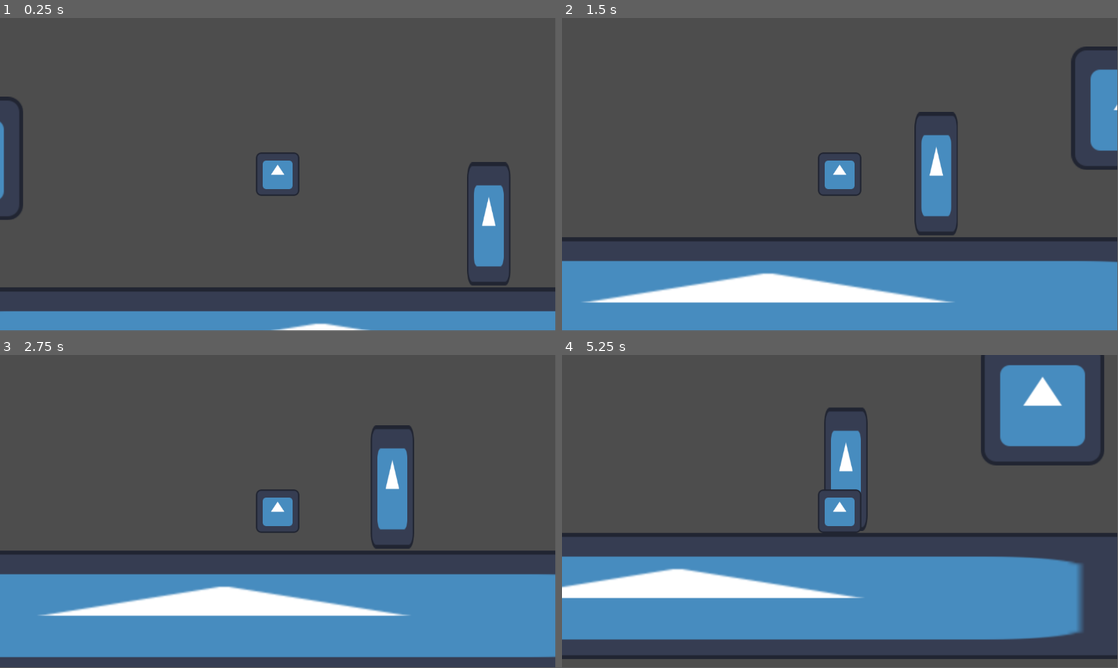
Above: before the commit, frames 1-4 (two rows, left to right).
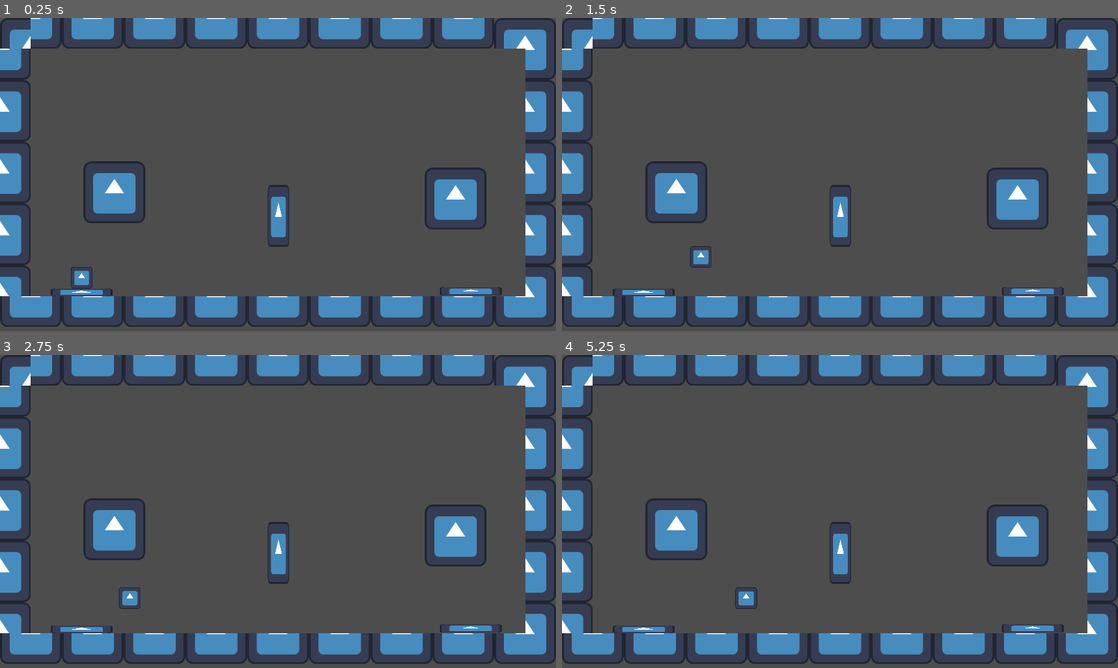
Above: after the commit, the same moments.

Repository: Andre700/Time_Flip
Game: Godot game, scene res://scenes/level.tscn
The game is run twice, just before and just after one commit, with the same random seed, the same clock (stepped at 60 frames per second) and the same inputs. The engine's default icon, where the game draws it, is replaced by a stand-in: a white triangle on a blue panel in a dark square.
Inputs:
- Up to frame 1 (0.25 s): no input
- Up to frame 2 (1.5 s): hold D (move_right) from 0.53 s (still down); tap F (action) at 0.6 s; tap Space (jump) at 0.77, 0.8, 1.07, 1.35 s
- Up to frame 3 (2.75 s): tap Space (jump) at 1.52, 1.82, 2.3 s; tap F (action) at 1.55, 2.1 s; release D (move_right) at 2.03 s; hold A (move_left) from 2.03 s (still down)
- Up to frame 4 (5.25 s): release A (move_left) at 2.78 s; hold D (move_right) 2.78-4.28 s; tap F (action) at 2.85, 4.35, 5.1 s; tap Space (jump) at 3.02, 3.32, 3.6, 3.77, 4.07, 4.52, 4.82 s; hold A (move_left) 4.28-5.03 s; hold D (move_right) from 5.03 s (still down)
In our replay, the window is 799x449 before the commit and 800x450 after it. These sizes can differ from the game's own. Grey fills any space a smaller window leaves; there, only what the larger window draws over its background counts as a difference.

The runs differ from the first frame. In frame 1, 26% of the frame differs, in the area x 0-100%, y 0-100%; in frame 2, 36%; in frame 3, 38%; in frame 4, 47%, in the area x 0-100%, y 0-99%.

Commit message:
Added tilemap, start and exit scenes

Diff:
--- a/project.godot
+++ b/project.godot
@@ -10,11 +10,15 @@
 
 [application]
 
-config/name="Acerola Jam Game"
+config/name="Time Flip"
 run/main_scene="res://scenes/level.tscn"
 config/features=PackedStringArray("4.2", "Forward Plus")
 run/max_fps=60
 config/icon="res://icon.svg"
+
+[display]
+
+window/stretch/mode="canvas_items"
 
 [input]
 
--- /dev/null
+++ b/scenes/exit.tscn
@@ -0,0 +1,25 @@
+[gd_scene load_steps=4 format=3 uid="uid://bbpculpm0s03i"]
+
+[ext_resource type="Texture2D" uid="uid://bfcy68bi306i4" path="res://icon.svg" id="1_p16qf"]
+
+[sub_resource type="CircleShape2D" id="CircleShape2D_vfsui"]
+
+[sub_resource type="RectangleShape2D" id="RectangleShape2D_ekcxf"]
+size = Vector2(128, 17)
+
+[node name="Exit" type="Area2D"]
+collision_mask = 2
+
+[node name="CollisionShape2D" type="CollisionShape2D" parent="."]
+position = Vector2(0, -34)
+shape = SubResource("CircleShape2D_vfsui")
+
+[node name="StaticBody2D" type="StaticBody2D" parent="."]
+collision_mask = 2
+
+[node name="Sprite2D" type="Sprite2D" parent="StaticBody2D"]
+scale = Vector2(1, 0.140625)
+texture = ExtResource("1_p16qf")
+
+[node name="CollisionShape2D" type="CollisionShape2D" parent="StaticBody2D"]
+shape = SubResource("RectangleShape2D_ekcxf")
--- a/scenes/level.tscn
+++ b/scenes/level.tscn
@@ -1,22 +1,28 @@
-[gd_scene load_steps=7 format=3 uid="uid://ena3j1xs88qo"]
+[gd_scene load_steps=11 format=3 uid="uid://ena3j1xs88qo"]
 
 [ext_resource type="Texture2D" uid="uid://bfcy68bi306i4" path="res://icon.svg" id="1_4dw0p"]
 [ext_resource type="Script" path="res://scripts/level.gd" id="1_kscwo"]
+[ext_resource type="PackedScene" uid="uid://depyhy57y4ggq" path="res://scenes/level_2.tscn" id="2_r774b"]
 [ext_resource type="PackedScene" uid="uid://dypj618bp5h6a" path="res://scenes/player.tscn" id="2_t1d67"]
 [ext_resource type="PackedScene" uid="uid://b6w3xc0u2o77p" path="res://scenes/flip_point.tscn" id="3_2bqkp"]
+[ext_resource type="PackedScene" uid="uid://bw07ugmu35qqd" path="res://scenes/tile_map.tscn" id="5_fdpbp"]
+[ext_resource type="PackedScene" uid="uid://mey7pkjbgv0t" path="res://scenes/start.tscn" id="6_ji5yt"]
+[ext_resource type="PackedScene" uid="uid://bbpculpm0s03i" path="res://scenes/exit.tscn" id="7_uqkmu"]
 
 [sub_resource type="RectangleShape2D" id="RectangleShape2D_4dlwo"]
 size = Vector2(129, 126)
 
 [sub_resource type="RectangleShape2D" id="RectangleShape2D_27qo3"]
-size = Vector2(1217, 127)
+size = Vector2(1151, 127)
 
 [node name="Level" type="Node2D"]
 script = ExtResource("1_kscwo")
+next_level = ExtResource("2_r774b")
 
 [node name="World B" type="Node2D" parent="."]
 
 [node name="StaticBody2D" type="StaticBody2D" parent="World B" groups=["world_b"]]
+position = Vector2(30, 224)
 
 [node name="Sprite2D2" type="Sprite2D" parent="World B/StaticBody2D"]
 position = Vector2(914, 150)
@@ -29,23 +35,33 @@
 [node name="World A" type="Node2D" parent="." groups=["world_a"]]
 
 [node name="Sprite2D" type="Sprite2D" parent="World A"]
-position = Vector2(163, 150)
+position = Vector2(237, 361)
 texture = ExtResource("1_4dw0p")
 
 [node name="StaticBody2D" type="StaticBody2D" parent="."]
-position = Vector2(534, 348)
+position = Vector2(1015, 837)
 collision_mask = 2
 
 [node name="Sprite2D" type="Sprite2D" parent="StaticBody2D"]
-position = Vector2(1.5, 1.5)
-scale = Vector2(9.49219, 1.02344)
+position = Vector2(-32.7501, 2)
+scale = Vector2(8.98047, 1.02344)
 texture = ExtResource("1_4dw0p")
 
 [node name="CollisionShape2D" type="CollisionShape2D" parent="StaticBody2D"]
-position = Vector2(0.5, -0.5)
+position = Vector2(-32.5, -0.5)
 shape = SubResource("RectangleShape2D_27qo3")
 
 [node name="FlipPoint" parent="." instance=ExtResource("3_2bqkp")]
+position = Vector2(560, 411)
+
+[node name="TileMap" parent="." instance=ExtResource("5_fdpbp")]
+layer_0/tile_data = PackedInt32Array(589824, 1, 4, 524288, 262145, 0, 458752, 262145, 4, 393216, 262145, 0, 327680, 262145, 4, 262144, 262145, 0, 196608, 262145, 4, 131072, 262145, 0, 65536, 262145, 4, 0, 1, 0, 589841, 262145, 4, 589840, 1, 4, 589839, 262145, 4, 589838, 1, 4, 589837, 262145, 4, 589836, 1, 4, 589835, 262145, 4, 589834, 1, 4, 589833, 262145, 4, 589832, 1, 4, 589831, 262145, 4, 589830, 1, 4, 589829, 262145, 4, 589828, 1, 4, 589827, 262145, 4, 589826, 1, 4, 589825, 262145, 4, 524305, 262145, 0, 458769, 262145, 4, 393233, 262145, 0, 327697, 262145, 4, 262161, 262145, 0, 196625, 262145, 4, 131089, 262145, 0, 65553, 262145, 4, 17, 262145, 0, 16, 1, 0, 15, 262145, 4, 14, 1, 4, 13, 262145, 4, 12, 1, 4, 11, 262145, 4, 10, 1, 4, 9, 262145, 4, 8, 1, 4, 7, 262145, 4, 6, 1, 4, 5, 262145, 4, 4, 1, 4, 3, 262145, 4, 2, 1, 4, 1, 262145, 4)
 
 [node name="Player" parent="." instance=ExtResource("2_t1d67")]
-position = Vector2(491, 153)
+position = Vector2(169, 494)
+
+[node name="Start" parent="." instance=ExtResource("6_ji5yt")]
+position = Vector2(169, 568)
+
+[node name="Exit" parent="." instance=ExtResource("7_uqkmu")]
+position = Vector2(975, 566)
--- /dev/null
+++ b/scenes/level_2.tscn
@@ -0,0 +1,16 @@
+[gd_scene load_steps=4 format=3 uid="uid://depyhy57y4ggq"]
+
+[ext_resource type="PackedScene" uid="uid://bw07ugmu35qqd" path="res://scenes/tile_map.tscn" id="1_nn1e6"]
+[ext_resource type="PackedScene" uid="uid://mey7pkjbgv0t" path="res://scenes/start.tscn" id="2_xfeb7"]
+[ext_resource type="PackedScene" uid="uid://dypj618bp5h6a" path="res://scenes/player.tscn" id="3_ufas2"]
+
+[node name="Level2" type="Node2D"]
+
+[node name="TileMap" parent="." instance=ExtResource("1_nn1e6")]
+layer_0/tile_data = PackedInt32Array(589824, 1, 4, 524288, 262145, 0, 458752, 262145, 4, 393216, 262145, 0, 327680, 262145, 4, 262144, 262145, 0, 196608, 262145, 4, 131072, 262145, 0, 65536, 262145, 4, 0, 262145, 0, 589841, 262145, 4, 589840, 1, 4, 589839, 262145, 4, 589838, 1, 4, 589837, 262145, 4, 589836, 1, 4, 589835, 262145, 4, 589834, 1, 4, 589833, 262145, 4, 589832, 1, 4, 589831, 262145, 4, 589830, 1, 4, 589829, 262145, 4, 589828, 1, 4, 589827, 262145, 4, 589826, 1, 4, 589825, 262145, 4, 524305, 1, 4, 458769, 1, 0, 393233, 1, 4, 327697, 1, 0, 262161, 1, 4, 196625, 1, 0, 131089, 1, 4, 65553, 1, 4, 17, 1, 0, 16, 262145, 4, 15, 1, 4, 14, 262145, 4, 13, 1, 4, 12, 262145, 4, 11, 1, 4, 10, 262145, 4, 9, 1, 4, 8, 262145, 4, 7, 1, 4, 6, 262145, 4, 5, 1, 4, 4, 262145, 4, 3, 1, 4, 2, 262145, 4, 1, 1, 4)
+
+[node name="Start" parent="." instance=ExtResource("2_xfeb7")]
+position = Vector2(542, 566)
+
+[node name="Player" parent="." instance=ExtResource("3_ufas2")]
+position = Vector2(541, 369)
--- a/scenes/player.tscn
+++ b/scenes/player.tscn
@@ -19,4 +19,7 @@
 shape = SubResource("RectangleShape2D_f84o3")
 
 [node name="Camera2D" type="Camera2D" parent="."]
-zoom = Vector2(2, 2)
+limit_left = 0
+limit_top = 0
+limit_right = 1152
+limit_bottom = 648
--- /dev/null
+++ b/scenes/start.tscn
@@ -0,0 +1,21 @@
+[gd_scene load_steps=4 format=3 uid="uid://mey7pkjbgv0t"]
+
+[ext_resource type="Script" path="res://scripts/start.gd" id="1_nb3cr"]
+[ext_resource type="Texture2D" uid="uid://bfcy68bi306i4" path="res://icon.svg" id="1_y5mum"]
+
+[sub_resource type="RectangleShape2D" id="RectangleShape2D_u8etn"]
+size = Vector2(128, 16)
+
+[node name="Start" type="StaticBody2D"]
+collision_mask = 2
+script = ExtResource("1_nb3cr")
+
+[node name="Sprite2D" type="Sprite2D" parent="."]
+scale = Vector2(1, 0.125)
+texture = ExtResource("1_y5mum")
+
+[node name="CollisionShape2D" type="CollisionShape2D" parent="."]
+shape = SubResource("RectangleShape2D_u8etn")
+
+[node name="SpawnPosition" type="Marker2D" parent="."]
+position = Vector2(0, -34)
--- /dev/null
+++ b/scenes/tile_map.tscn
@@ -0,0 +1,59 @@
+[gd_scene load_steps=4 format=3 uid="uid://bw07ugmu35qqd"]
+
+[ext_resource type="Texture2D" uid="uid://bfcy68bi306i4" path="res://icon.svg" id="1_if1mn"]
+
+[sub_resource type="TileSetAtlasSource" id="TileSetAtlasSource_pc5ko"]
+texture = ExtResource("1_if1mn")
+0:0/size_in_atlas = Vector2i(4, 4)
+0:0/0 = 0
+0:0/0/terrain_set = 0
+0:0/0/terrain = 0
+0:0/0/physics_layer_0/linear_velocity = Vector2(0, 0)
+0:0/0/physics_layer_0/angular_velocity = 0.0
+0:0/0/physics_layer_0/polygon_0/points = PackedVector2Array(-32, -32, 32, -32, 32, 32, -32, 32)
+0:0/0/terrains_peering_bit/right_side = 0
+0:0/0/terrains_peering_bit/bottom_right_corner = 0
+0:0/0/terrains_peering_bit/bottom_side = 0
+4:0/size_in_atlas = Vector2i(4, 4)
+4:0/0 = 0
+4:0/0/terrain_set = 0
+4:0/0/terrain = 0
+4:0/0/physics_layer_0/linear_velocity = Vector2(0, 0)
+4:0/0/physics_layer_0/angular_velocity = 0.0
+4:0/0/physics_layer_0/polygon_0/points = PackedVector2Array(-32, -32, 32, -32, 32, 32, -32, 32)
+4:0/0/terrains_peering_bit/bottom_side = 0
+4:0/0/terrains_peering_bit/bottom_left_corner = 0
+4:0/0/terrains_peering_bit/left_side = 0
+4:4/size_in_atlas = Vector2i(4, 4)
+4:4/0 = 0
+4:4/0/terrain_set = 0
+4:4/0/terrain = 0
+4:4/0/physics_layer_0/linear_velocity = Vector2(0, 0)
+4:4/0/physics_layer_0/angular_velocity = 0.0
+4:4/0/physics_layer_0/polygon_0/points = PackedVector2Array(-32, -32, 32, -32, 32, 32, -32, 32)
+4:4/0/terrains_peering_bit/left_side = 0
+4:4/0/terrains_peering_bit/top_left_corner = 0
+4:4/0/terrains_peering_bit/top_side = 0
+0:4/size_in_atlas = Vector2i(4, 4)
+0:4/0 = 0
+0:4/0/terrain_set = 0
+0:4/0/terrain = 0
+0:4/0/physics_layer_0/linear_velocity = Vector2(0, 0)
+0:4/0/physics_layer_0/angular_velocity = 0.0
+0:4/0/physics_layer_0/polygon_0/points = PackedVector2Array(-32, -32, 32, -32, 32, 32, -32, 32)
+0:4/0/terrains_peering_bit/right_side = 0
+0:4/0/terrains_peering_bit/top_side = 0
+0:4/0/terrains_peering_bit/top_right_corner = 0
+
+[sub_resource type="TileSet" id="TileSet_f5jrl"]
+tile_size = Vector2i(64, 64)
+physics_layer_0/collision_layer = 1
+physics_layer_0/collision_mask = 2
+terrain_set_0/mode = 0
+terrain_set_0/terrain_0/name = "Terrain 0"
+terrain_set_0/terrain_0/color = Color(0.5, 0.34375, 0.25, 1)
+sources/1 = SubResource("TileSetAtlasSource_pc5ko")
+
+[node name="TileMap" type="TileMap"]
+tile_set = SubResource("TileSet_f5jrl")
+format = 2
--- a/scripts/flip_point.gd
+++ b/scripts/flip_point.gd
@@ -4,6 +4,6 @@
 
 @onready var player = get_tree().get_first_node_in_group('player')
 
-func _process(delta):
+func _process(_delta):
 	if overlaps_body(player) and Input.is_action_just_pressed("action"):
 		flip_world.emit()
--- a/scripts/level.gd
+++ b/scripts/level.gd
@@ -1,13 +1,22 @@
 extends Node2D
 
-@onready var area = $Area2D
+@export var next_level: PackedScene = null
 
-var flip_points
+@onready var start = $Start
+@onready var exit = $Exit
+
+var player
 
 func _ready():
-	flip_points = get_tree().get_nodes_in_group("flip_point")
+	var flip_points = get_tree().get_nodes_in_group("flip_point")
 	for point in flip_points:
 		point.flip_world.connect(_on_flip_world)
+
+	player = get_tree().get_first_node_in_group("player")
+	if player:
+		player.global_position = start.get_spawn_pos()
+
+	exit.body_entered.connect(_on_exit_body_entered)
 
 func _on_flip_world():
 	var world_b = get_tree().get_first_node_in_group("world_b")
@@ -25,3 +34,10 @@
 	for node in world_a_children:
 		if node is CollisionShape2D:
 			node.disabled = !node.disabled
+
+func _on_exit_body_entered(body):
+	if body is Player:
+		player.active = false
+		await get_tree().create_timer(1.5).timeout
+		if next_level:
+			get_tree().change_scene_to_packed(next_level)
--- a/scripts/player.gd
+++ b/scripts/player.gd
@@ -5,14 +5,18 @@
 @export var jump_force = 200
 @export var speed = 125
 
+var active = true
+
 func _physics_process(delta):
 	if not is_on_floor():
 		velocity.y += gravity * delta
 
-	if Input.is_action_just_pressed("jump") && is_on_floor():
-		velocity.y = -jump_force
+	var direction = 0
+	if active:
+		if Input.is_action_just_pressed("jump") && is_on_floor():
+			velocity.y = -jump_force
 
-	var direction = Input.get_axis("move_left", "move_right")
+		direction = Input.get_axis("move_left", "move_right")
 
 	velocity.x = direction * speed
 
--- /dev/null
+++ b/scripts/start.gd
@@ -0,0 +1,6 @@
+extends StaticBody2D
+
+@onready var spawn_pos = $SpawnPosition
+
+func get_spawn_pos():
+	return spawn_pos.global_position
